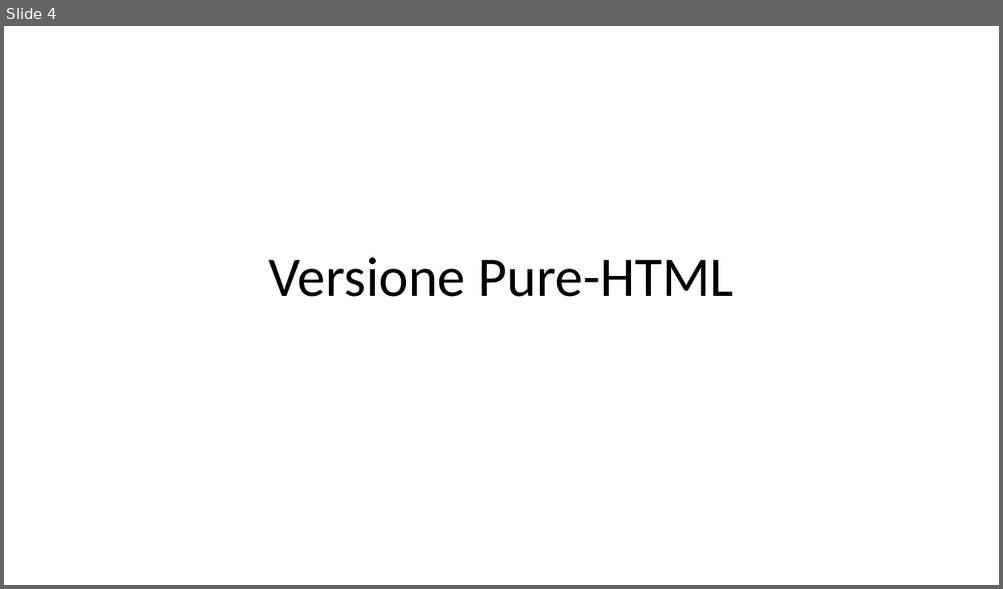
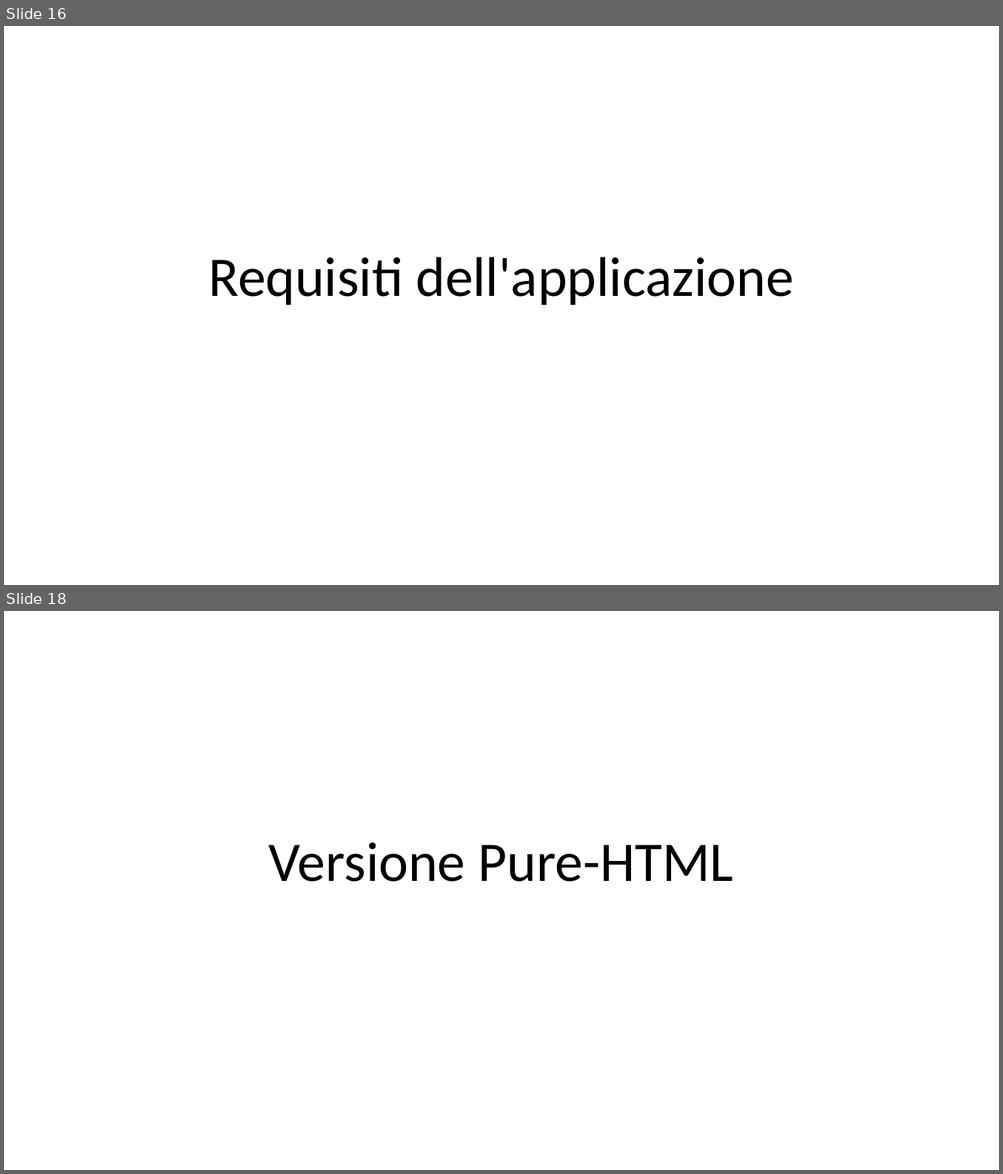
Before and after one commit to peetceenatoo/primo-sito-web, a slide deck: Progetto TIW 2023.pptx. Shown one above the other, each under a label of ours: slide 4 before the commit, slides 16 and 18 after it; the slides between them are not shown. The pictures are 1003x589 and 1003x1174 pixels, drawn with LibreOffice and Linux fonts; fonts in the diff are those of the drawing. Boxes give left, top, right and bottom in pixels: in the first picture for what was removed or moved away, otherwise in the second. Text is boxed around its words. In the diff, an @@ line names an element or a change of style, - is before the commit and + after.

```diff
--- a/Progetto TIW 2023.pptx
+++ b/Progetto TIW 2023.pptx
@@ slide 16 added at box(4, 26, 999, 585), background #FFFFFF @@
@@ title added at box(208, 257, 794, 306), 54 pt, text #000000 @@
+Requisiti dell'applicazione
@@ what was slide 4 is now slide 18 @@
```
Also in this commit, not shown: 1 slide changed, 33 other slides added.
